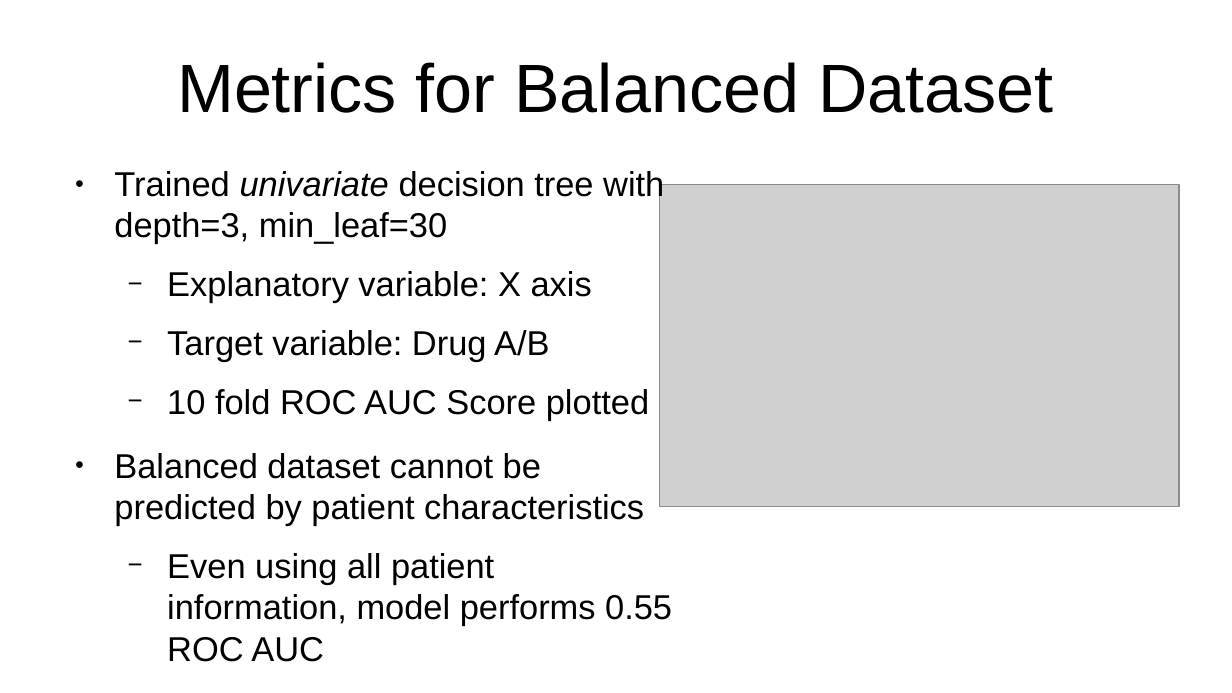
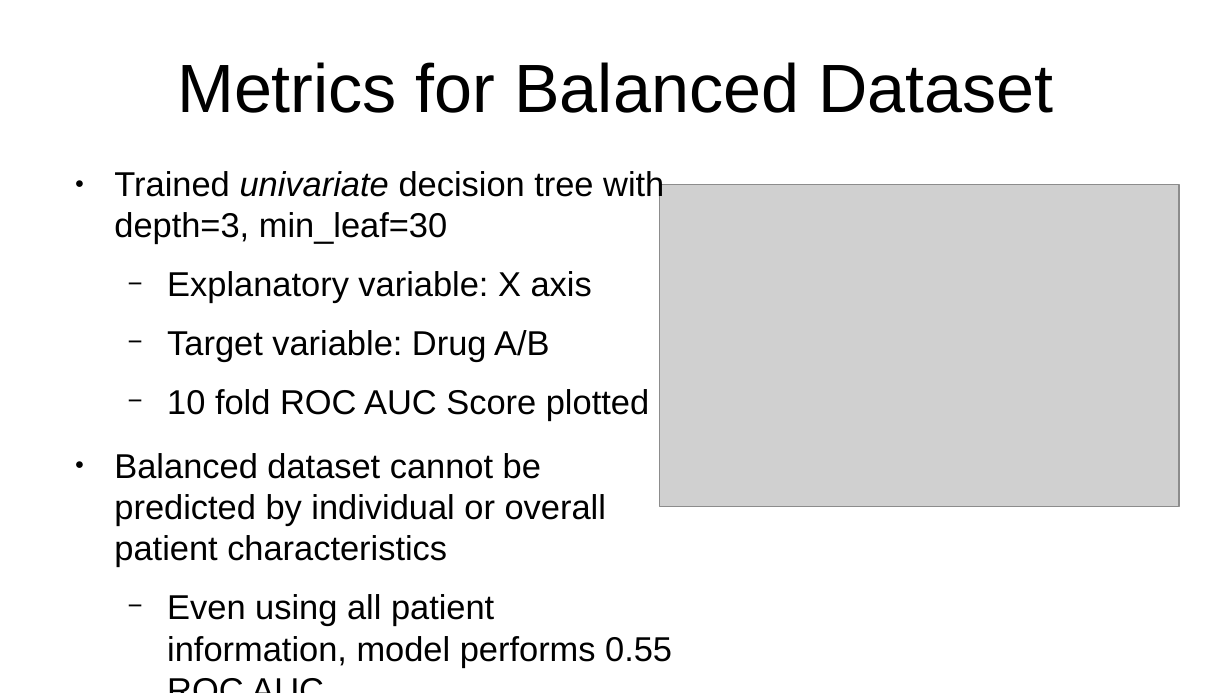
Before and after one commit to leexa90/RWD-drug-efficacy, a slide deck: slide 16 of ppt.odp (slide 13 before the commit). Drawn at 1232x693 pixels with LibreOffice and Linux fonts; fonts in the diff are those of the drawing; grey boxes stand for pictures. Boxes give left, top, right and bottom in pixels: in the first picture for what was removed or moved away, otherwise in the second. Text is boxed around its words. In the diff, an @@ line names an element or a change of style, - is before the commit and + after.

```diff
--- a/ppt.odp
+++ b/ppt.odp
@@ text at [114,453,606,567]: text changed @@
-● Balanced dataset cannot be predicted by patient characteristics
+● Balanced dataset cannot be predicted by individual or overall patient characteristics
```
Also in this commit, not shown: 7 other slides changed, 3 slides added.
